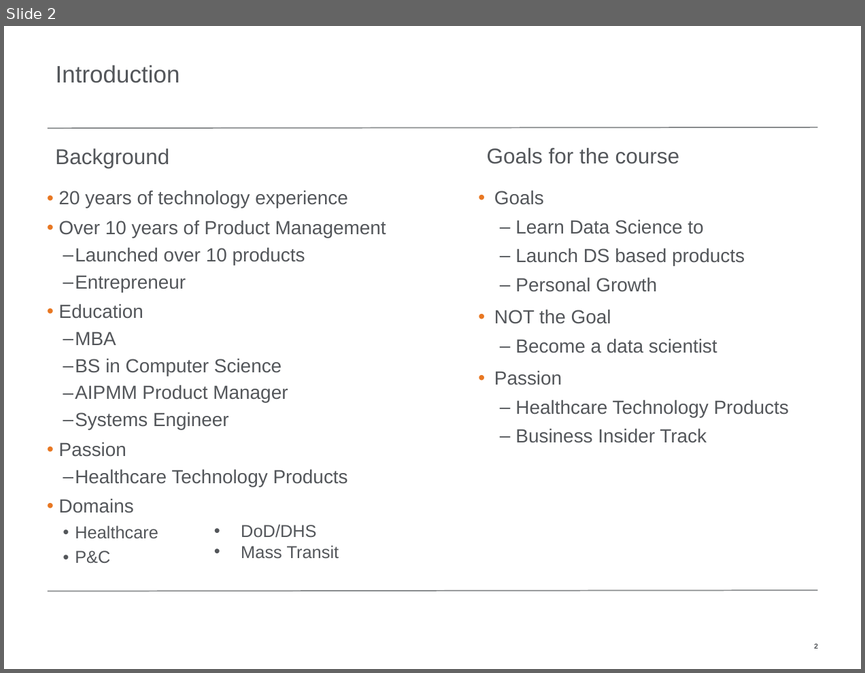
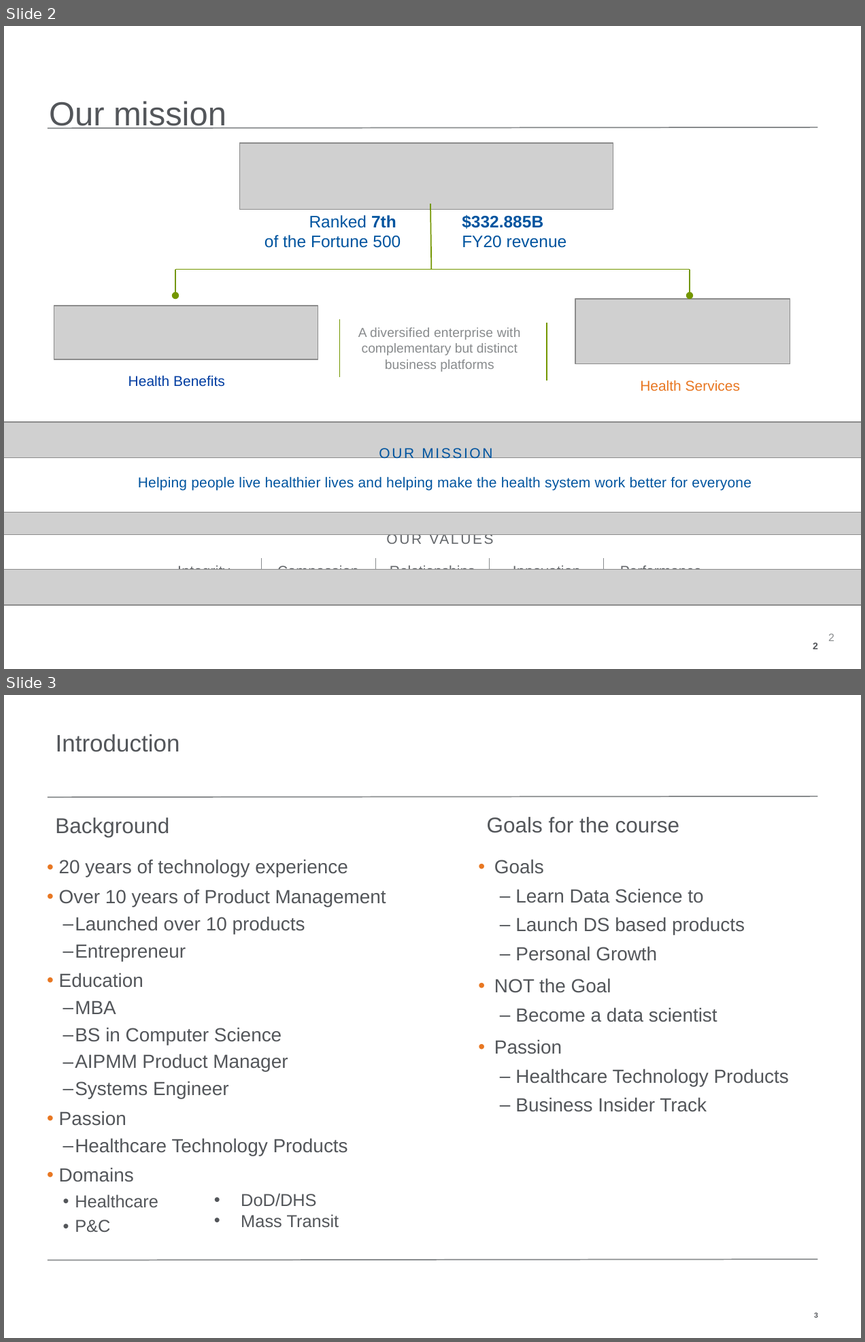
Before and after one commit to kcnsd24/springboardlib, a slide deck: Project Walk through.pptx. Shown one above the other, each under a label of ours: slide 2 before the commit, slides 2 and 3 after it. The pictures are 865x673 and 865x1342 pixels, drawn with LibreOffice and Linux fonts; fonts in the diff are those of the drawing; grey boxes stand for pictures; background and template pictures are left out. Boxes give left, top, right and bottom in pixels: in the first picture for what was removed or moved away, otherwise in the second. Text is boxed around its words. In the diff, an @@ line names an element or a change of style, - is before the commit and + after.

```diff
--- a/Project Walk through.pptx
+++ b/Project Walk through.pptx
@@ slide 2 added at [4, 26, 861, 669], background #FFFFFF; not listed: 2 template elements that a slide beside it also shows @@
@@ title added at [49, 101, 226, 129], 28 pt, text #53565A @@
+Our mission
@@ picture added at [239, 144, 613, 210] @@
@@ line added from (430, 203) to (432, 269), #739600 1 pt @@
@@ text added at [264, 215, 400, 248], 14 pt, text #00549F @@
+Ranked 7th
+of the Fortune 500
@@ text added at [462, 215, 567, 248], 14 pt, text #00549F @@
+$332.885B
+FY20 revenue
@@ line added from (175, 269) to (689, 269), #739600 1 pt @@
@@ arrow added from (175, 269) to (175, 295), #739600 1 pt @@
@@ arrow added from (689, 269) to (689, 295), #739600 1 pt @@
@@ picture added at [54, 305, 317, 359] @@
@@ picture added at [575, 299, 791, 363] @@
@@ line added from (340, 319) to (340, 378), #739600 1 pt @@
@@ text added at [358, 327, 521, 371], 11 pt, text #888B8D @@
+A diversified enterprise with complementary but distinct business platforms
@@ line added from (547, 322) to (547, 381), #739600 1 pt @@
@@ text added at [128, 375, 225, 386], 12 pt, text #003DA1 @@
+Health Benefits
@@ text added at [640, 380, 740, 391], 12 pt, text #E87722 @@
+Health Services
@@ picture added at [4, 422, 861, 458] @@
@@ text added at [379, 448, 414, 461], 12 pt, text #63666A @@
+OUR VALUES
@@ text added at [422, 448, 492, 461], 12 pt, text #00549F @@
+OUR MISSION
@@ text added at [138, 476, 751, 490], 12 pt, text #00549F @@
+Helping people live healthier lives and helping make the health system work better for everyone
@@ picture added at [4, 512, 861, 534] @@
@@ picture added at [4, 569, 861, 605] @@
@@ table added at [147, 557, 717, 583], 1 rows, 5 columns @@
+Integrity | Compassion | Relationships | Innovation | Performance
@@ page number added at [813, 642, 818, 649], 9 pt, text #888B8D @@
+2
@@ what was slide 2 is now slide 3 @@
```
Also in this commit, not shown: 3 slides changed, 2 other slides added.
